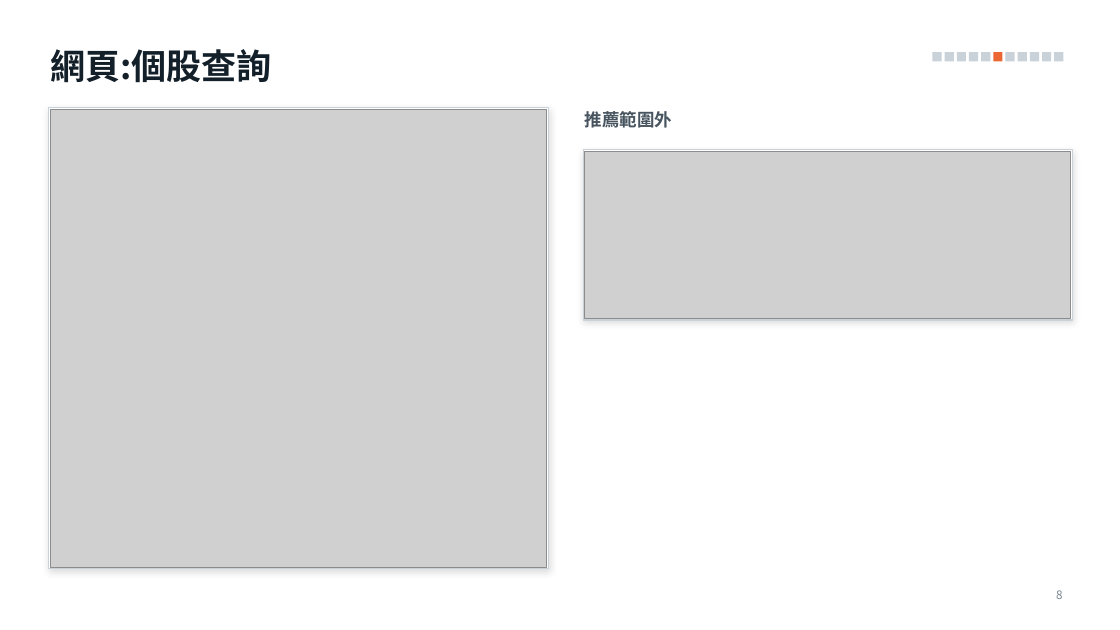
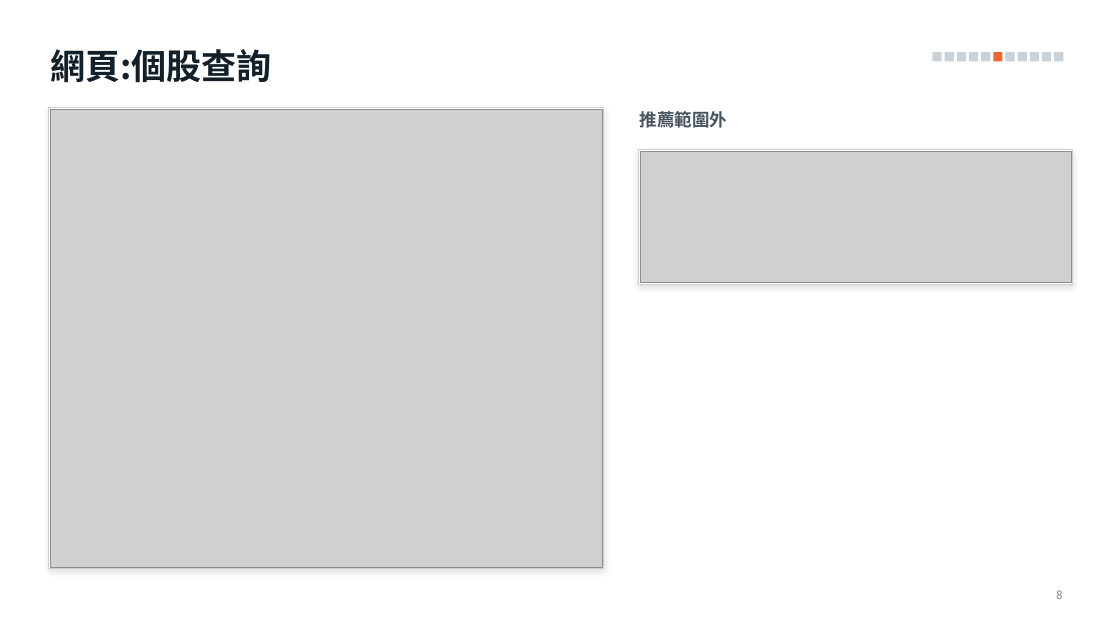
Before and after one commit to alextixu/fcukproject, a slide deck: slide 8 of method_kline_peak/report/kline_peak_report.pptx. Drawn at 1120x630 pixels with LibreOffice and Linux fonts; fonts in the diff are those of the drawing; grey boxes stand for pictures. Boxes give left, top, right and bottom in pixels: in the first picture for what was removed or moved away, otherwise in the second. Text is boxed around its words. In the diff, an @@ line names an element or a change of style, - is before the commit and + after.

```diff
--- a/method_kline_peak/report/kline_peak_report.pptx
+++ b/method_kline_peak/report/kline_peak_report.pptx
@@ rectangle resized from (x1=49, y1=108, x2=549, y2=569) to (x1=49, y1=108, x2=604, y2=569) @@
@@ picture resized from (x1=50, y1=109, x2=547, y2=567) to (x1=50, y1=109, x2=602, y2=567) @@
@@ text "推薦範圍外" moved from (x1=585, y1=111, x2=672, y2=128) to (x1=640, y1=111, x2=727, y2=128) @@
@@ rectangle resized from (x1=583, y1=150, x2=1073, y2=320) to (x1=639, y1=150, x2=1073, y2=284) @@
@@ picture resized from (x1=585, y1=151, x2=1071, y2=318) to (x1=640, y1=151, x2=1071, y2=282) @@
```
Also in this commit, not shown: 1 other slide changed, 6 other files.
